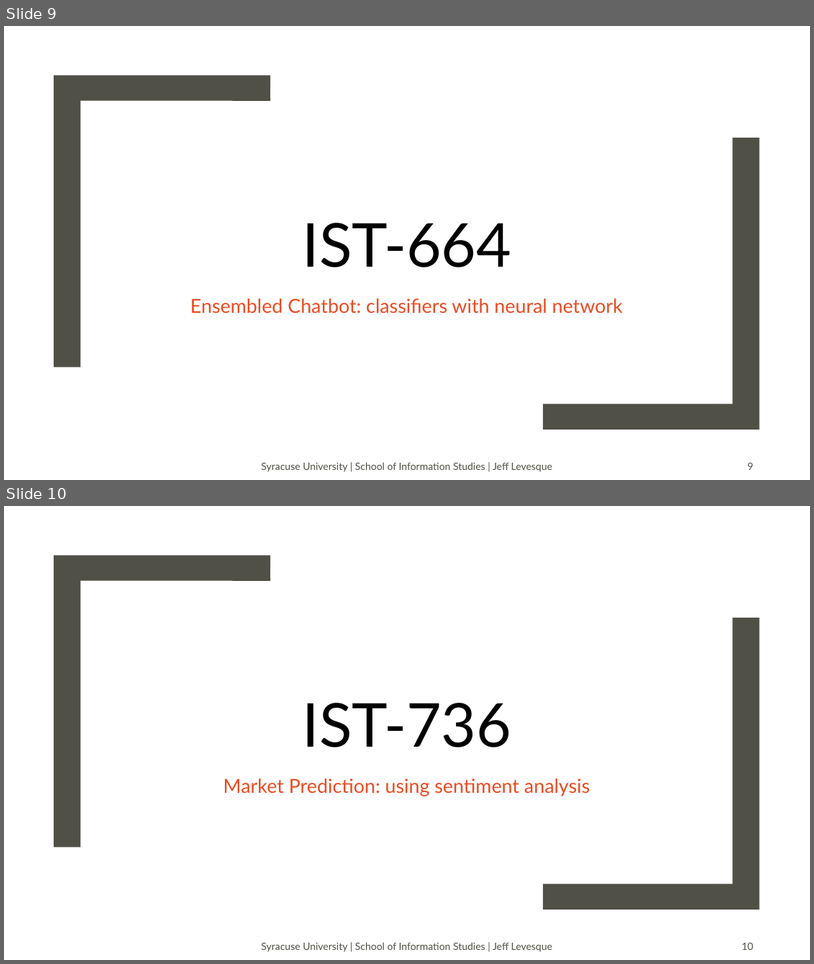
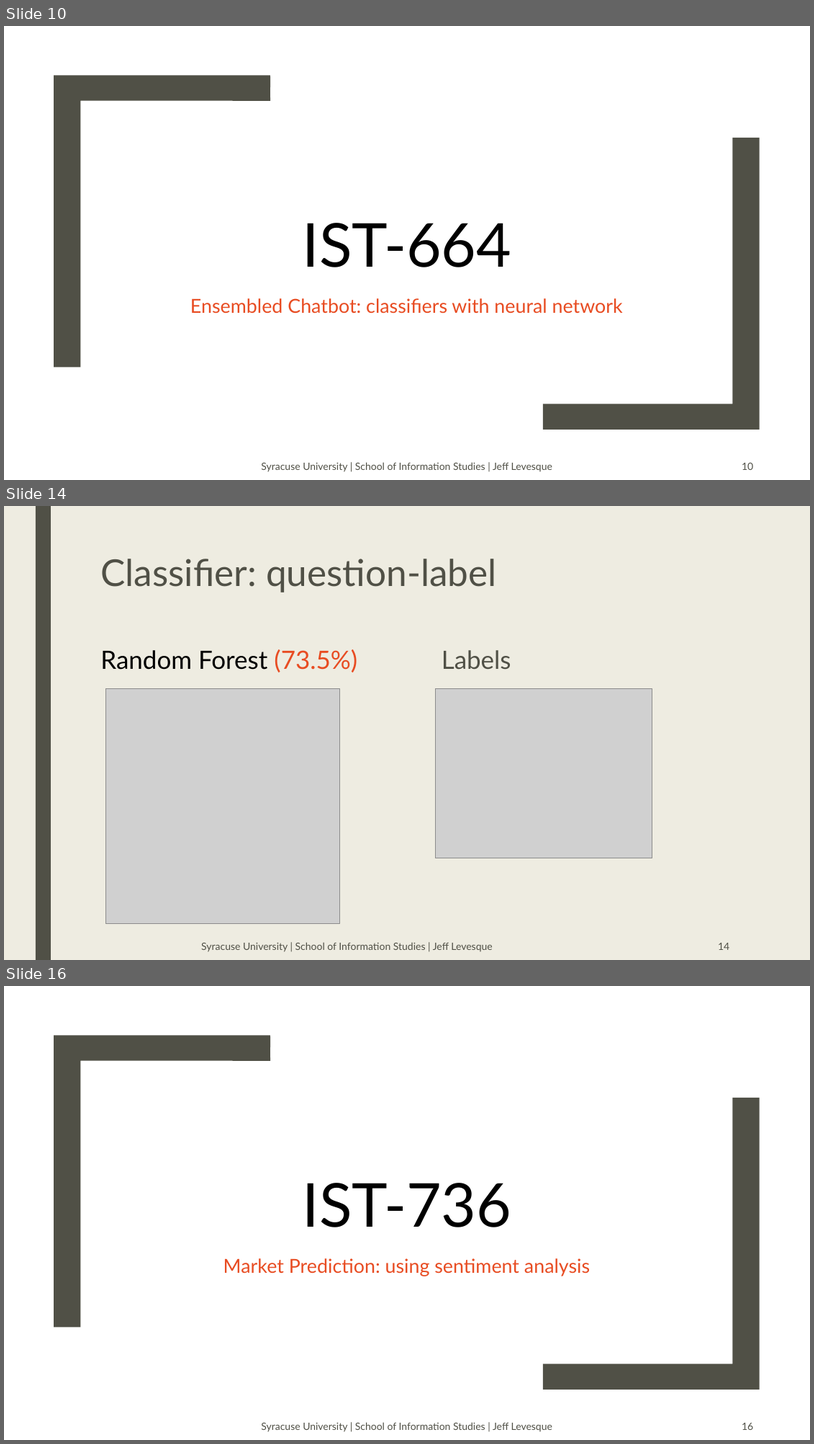
Before and after one commit to jeff1evesque/ist-exit-portfolio, a slide deck: presentation.pptx. Shown one above the other, each under a label of ours: slides 9 and 10 before the commit, slides 10, 14 and 16 after it; the slides between them are not shown. The pictures are 814x964 and 814x1444 pixels, drawn with LibreOffice and Linux fonts; fonts in the diff are those of the drawing; grey boxes stand for pictures; background and template pictures are left out. Boxes give left, top, right and bottom in pixels: in the first picture for what was removed or moved away, otherwise in the second. Text is boxed around its words. In the diff, an @@ line names an element or a change of style, - is before the commit and + after.

```diff
--- a/presentation.pptx
+++ b/presentation.pptx
@@ slide 14 added at (4, 506, 810, 960), background #EEECE1 @@
@@ rectangle added at (36, 506, 51, 960), fill #505046 @@
@@ title added at (100, 559, 497, 592), 44 pt, text #505046 @@
+Classifier: question-label
@@ text added at (100, 649, 358, 672), 30 pt, text #000000 @@
+Random Forest (73.5%)
@@ text added at (442, 650, 512, 669), 30 pt, text #505046 @@
+Labels
@@ picture added at (106, 689, 340, 924) @@
@@ picture added at (436, 689, 653, 858) @@
@@ text added at (201, 942, 492, 952), 12 pt, text #505046 @@
+Syracuse University | School of Information Studies | Jeff Levesque
@@ page number added at (718, 942, 730, 950), 12 pt, text #505046 @@
+14
@@ what was slide 9 is now slide 10 @@
@@ page number at (742, 462, 754, 470): text changed @@
-9
+10
@@ what was slide 10 is now slide 16 @@
@@ page number at (742, 1422, 754, 1430): text changed @@
-10
+16
```
Also in this commit, not shown: 5 other slides added.
